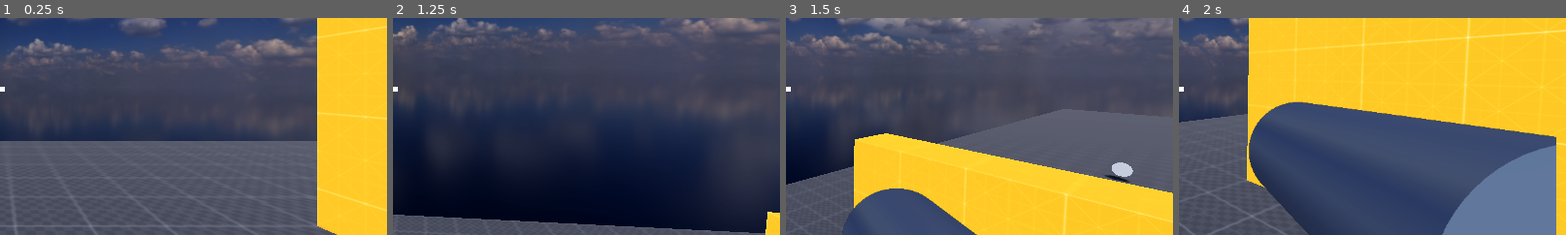
Above: before the commit, frames 1-4 (left to right).
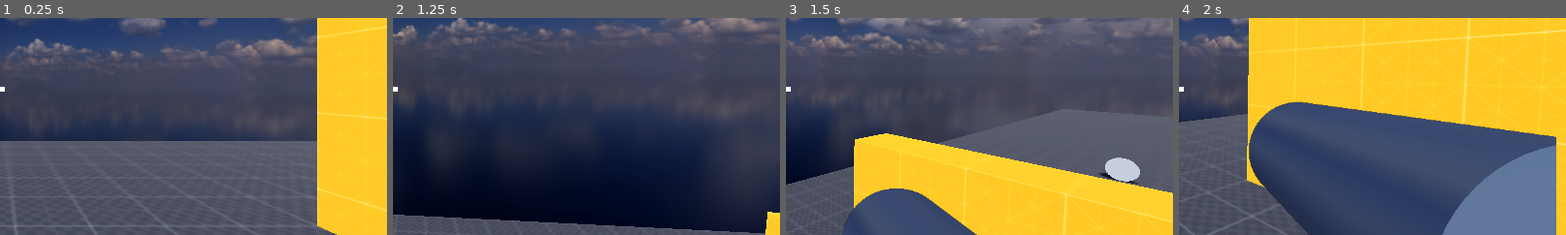
Above: after the commit, the same moments.

Repository: Inquisitor718/MadCow
Game: Godot game, scene res://scenes/main.tscn
Same seed, same stepped clock (60 frames per second), same inputs: the game is played once before the commit and once after it.
Inputs (mouse positions are % of the whole screen's width and height, from its top left):
- Up to frame 1 (0.25 s): no input
- Up to frame 2 (1.25 s): tap Enter (ui_accept) at 0.5 s; move the mouse to (49, 52) at 0.52 s; press the mouse at (49, 52) at 0.53 s; hold V (Weapon_Up) from 0.53 s (still down); tap Space (jump) at 0.77 s
- Up to frame 3 (1.5 s): keep holding V (Weapon_Up); move the mouse to (57, 51) at 1.27 s; release the mouse at (57, 51) at 1.28 s; tap Ctrl (crouch) at 1.35 s
- Up to frame 4 (2 s): keep holding V (Weapon_Up); tap Space (jump) at 1.52 s
The pictures show only the part of the screen within x 50-100%, y 34-84%; the shares and areas given below are measured in that part.

Frames 1-2 are identical in both runs. In frame 3, 0.5% of the frame differs, in the area x 80-92%, y 64-77%; in frame 4, nothing differs.

Commit message:
enemy dropping collectible on dying

Diff:
--- a/madcow-decease/collectible.gd
+++ b/madcow-decease/collectible.gd
@@ -13,4 +13,10 @@
 
 
 func _on_body_entered(body: Node3D) -> void:
+	set_collision_layer_value(3, false)
+	set_collision_mask_value(1, false)
+	$AnimationPlayer.play("bounce")
+
+
+func _on_animation_player_animation_finished(anim_name: StringName) -> void:
 	queue_free()
--- a/madcow-decease/scenes/collectible.tscn
+++ b/madcow-decease/scenes/collectible.tscn
@@ -1,17 +1,55 @@
-[gd_scene load_steps=4 format=3 uid="uid://dt4nmvssar0vx"]
+[gd_scene load_steps=7 format=3 uid="uid://dt4nmvssar0vx"]
 
 [ext_resource type="Script" uid="uid://cjglxg6culrr0" path="res://collectible.gd" id="1_bkg8t"]
 
 [sub_resource type="CylinderShape3D" id="CylinderShape3D_k2x07"]
 height = 0.1
-radius = 0.3
 
 [sub_resource type="CylinderMesh" id="CylinderMesh_1pg6c"]
-top_radius = 0.3
-bottom_radius = 0.3
 height = 0.1
 
+[sub_resource type="Animation" id="Animation_bkg8t"]
+resource_name = "bounce"
+length = 0.3
+tracks/0/type = "value"
+tracks/0/imported = false
+tracks/0/enabled = true
+tracks/0/path = NodePath("MeshInstance3D:position")
+tracks/0/interp = 1
+tracks/0/loop_wrap = true
+tracks/0/keys = {
+"times": PackedFloat32Array(0, 0.2, 0.3),
+"transitions": PackedFloat32Array(1, 1, 1),
+"update": 0,
+"values": [Vector3(0, 0, 0), Vector3(0, 1.2, 0), Vector3(0, 0.8, 0)]
+}
+
+[sub_resource type="Animation" id="Animation_1pg6c"]
+length = 0.001
+tracks/0/type = "value"
+tracks/0/imported = false
+tracks/0/enabled = true
+tracks/0/path = NodePath("MeshInstance3D:position")
+tracks/0/interp = 1
+tracks/0/loop_wrap = true
+tracks/0/keys = {
+"times": PackedFloat32Array(0),
+"transitions": PackedFloat32Array(1),
+"update": 0,
+"values": [Vector3(0, 0, 0)]
+}
+
+[sub_resource type="AnimationLibrary" id="AnimationLibrary_61c27"]
+_data = {
+&"RESET": SubResource("Animation_1pg6c"),
+&"bounce": SubResource("Animation_bkg8t")
+}
+
 [node name="Collectible" type="Area3D"]
+physics_interpolation_mode = 1
+collision_layer = 4
+gravity_space_override = 1
+linear_damp_space_override = 1
 script = ExtResource("1_bkg8t")
 
 [node name="CollisionShape3D" type="CollisionShape3D" parent="."]
@@ -22,4 +60,10 @@
 transform = Transform3D(-4.47035e-08, 1, 0, -1, -4.47035e-08, 0, 0, 0, 1, 0, 0, 0)
 mesh = SubResource("CylinderMesh_1pg6c")
 
+[node name="AnimationPlayer" type="AnimationPlayer" parent="."]
+libraries = {
+&"": SubResource("AnimationLibrary_61c27")
+}
+
 [connection signal="body_entered" from="." to="." method="_on_body_entered"]
+[connection signal="animation_finished" from="AnimationPlayer" to="." method="_on_animation_player_animation_finished"]
--- a/madcow-decease/scenes/enemy.tscn
+++ b/madcow-decease/scenes/enemy.tscn
@@ -1,6 +1,7 @@
-[gd_scene load_steps=10 format=3 uid="uid://d4ngn0yl2kq33"]
+[gd_scene load_steps=11 format=3 uid="uid://d4ngn0yl2kq33"]
 
 [ext_resource type="Script" uid="uid://dg5usppean0mn" path="res://scripts/enemy.gd" id="1_7p1mj"]
+[ext_resource type="PackedScene" uid="uid://dt4nmvssar0vx" path="res://scenes/collectible.tscn" id="2_md0e3"]
 
 [sub_resource type="SphereShape3D" id="SphereShape3D_md0e3"]
 radius = 10.0
@@ -31,7 +32,10 @@
 
 [node name="Enemy" type="CharacterBody3D" groups=["Enemy"]]
 transform = Transform3D(1, 0, 0, 0, 1, 0, 0, 0, 1, 0, 1, 0)
+collision_layer = 2
+collision_mask = 3
 script = ExtResource("1_7p1mj")
+coin_scene = ExtResource("2_md0e3")
 
 [node name="SightRange" type="Area3D" parent="."]
 
--- a/madcow-decease/scenes/main.tscn
+++ b/madcow-decease/scenes/main.tscn
@@ -47,13 +47,16 @@
 transform = Transform3D(-4.37114e-08, 0, -1, 0, 1, 0, 1, 0, -4.37114e-08, -43, 1.5, 0)
 collision_layer = 17
 SPEED = 5.0
-patrol_points = [NodePath("../Marker3D"), NodePath("../Marker3D2"), NodePath("../Marker3D3"), NodePath("../Marker3D4")]
+patrol_points = [NodePath("../Marker3D"), NodePath("../Marker3D2"), NodePath("../Marker3D3"), NodePath("../Marker3D4"), NodePath("../Marker3D5")]
 
 [node name="Collectible" parent="." instance=ExtResource("5_tbgi4")]
 transform = Transform3D(1, 0, 0, 0, 1, 0, 0, 0, 1, 19, 1, -2)
 
 [node name="Marker3D" type="Node3D" parent="."]
 transform = Transform3D(1, 0, 0, 0, 1, 0, 0, 0, 1, -38, 2, 6.5)
+
+[node name="Marker3D5" type="Node3D" parent="."]
+transform = Transform3D(1, 0, 0, 0, 1, 0, 0, 0, 1, -43, 2, 0)
 
 [node name="Marker3D2" type="Node3D" parent="."]
 transform = Transform3D(1, 0, 0, 0, 1, 0, 0, 0, 1, -38, 2, -5.5)
--- a/madcow-decease/scenes/player_S_.tscn
+++ b/madcow-decease/scenes/player_S_.tscn
@@ -280,6 +280,7 @@
 material = SubResource("StandardMaterial3D_flsqn")
 
 [node name="Player" type="CharacterBody3D" groups=["player_S"]]
+collision_mask = 7
 script = ExtResource("1_gkn25")
 
 [node name="CollisionShape3D" type="CollisionShape3D" parent="."]
--- a/madcow-decease/scripts/Player_S.gd
+++ b/madcow-decease/scripts/Player_S.gd
@@ -52,7 +52,7 @@
 		die()
 
 func die():
-	pass
+	print("Player_Sarvesh Died! You NOOB!")
 
 #mouse movement
 func _ready():
--- a/madcow-decease/scripts/enemy.gd
+++ b/madcow-decease/scripts/enemy.gd
@@ -16,6 +16,7 @@
 @onready var ray_cast_3d: RayCast3D = $RayCast3D
 @onready var navigation_agent_3d: NavigationAgent3D = $NavigationAgent3D
 @onready var shoot_timer: Timer = $ShootTimer
+@export var coin_scene: PackedScene
 
 
 func _ready() -> void:
@@ -82,6 +83,9 @@
 	print("Enemy Health:", enemy_health)
 	if enemy_health <= 0:
 		queue_free()
+		var coin_instance = coin_scene.instantiate()
+		coin_instance.global_position = global_position + Vector3(0, 0, 0)
+		get_tree().current_scene.add_child(coin_instance)
 
 
 
